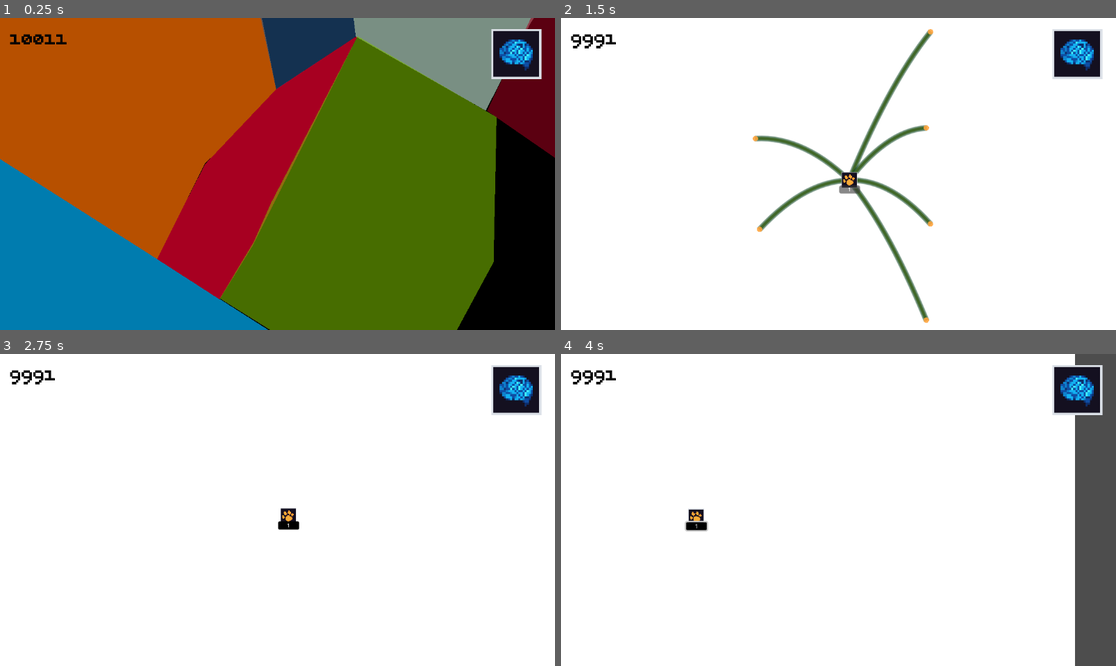
Above: before the commit, frames 1-4 (two rows, left to right).
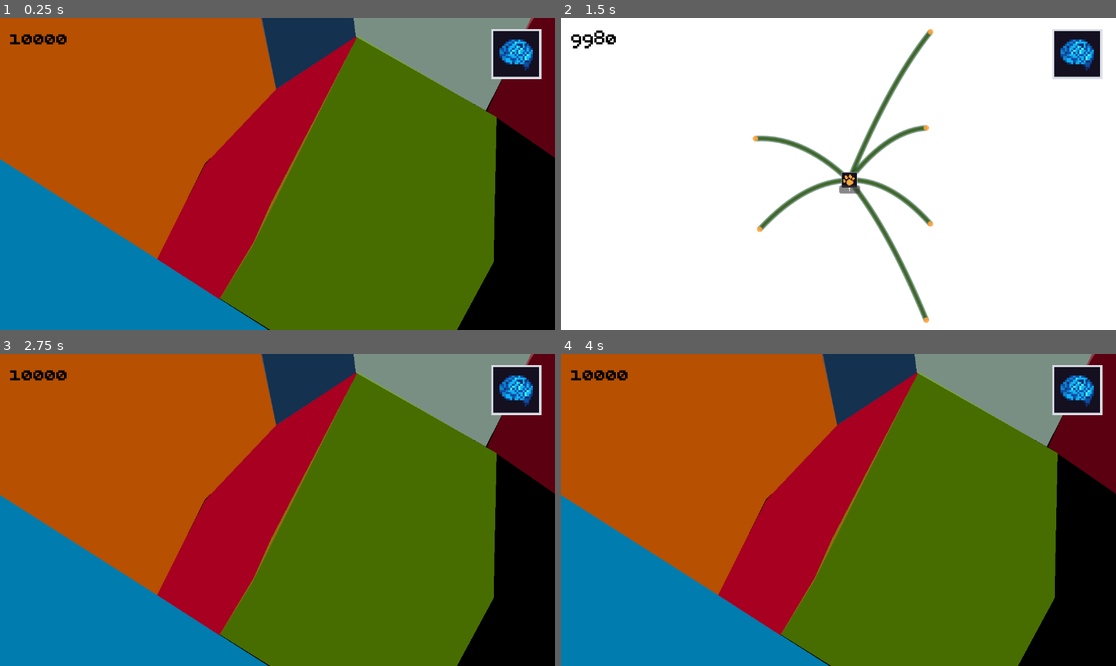
Above: after the commit, the same moments.

Repository: azizul987/Sawit-io
Game: Godot game, scene res://Scene/main.tscn
The game is run twice, just before and just after one commit, with the same random seed, the same clock (stepped at 60 frames per second) and the same inputs.
Inputs (mouse positions are in pixels of both pictures, inside the frame that each line leads up to):
- Up to frame 1 (0.25 s): no input
- Up to frame 2 (1.5 s): click (1077, 55) at 0.5 s; click "1" at 1.25 s
- Up to frame 3 (2.75 s): click (516, 391) at 2 s
- Up to frame 4 (4 s): click (849, 516) at 2.77 s; move the mouse to (960, 494) at 3.52 s; hold Right (ui_right) from 3.53 s (still down); hold M (add_coin) from 3.53 s (still down); click (960, 494) at 3.67 s

The runs differ from the first frame. In frame 1, less than 0.1% of the frame differs, in the area x 8-13%, y 5-9%; in frame 2, 0.1%; in frame 3, 99%; in frame 4, 99%, in the area x 0-100%, y 0-100%.

Commit message:
add save system

Diff:
--- /dev/null
+++ b/Logic/skrip/SaveManager.gd
@@ -0,0 +1,94 @@
+extends Node
+
+var current_slot := 1
+var default_slot := 1
+
+
+func set_slot(slot: int) -> void:
+	current_slot = slot
+	#print("Slot aktif:", current_slot)
+
+
+func get_save_path() -> String:
+	return "user://save_slot_%d.json" % current_slot
+
+
+func read_save_data() -> Dictionary:
+	var path := get_save_path()
+
+	if not FileAccess.file_exists(path):
+		return {}
+
+	var file := FileAccess.open(path, FileAccess.READ)
+	var data = JSON.parse_string(file.get_as_text())
+
+	if data == null:
+		return {}
+
+	return data
+
+
+func write_save_data(data: Dictionary) -> void:
+	var file := FileAccess.open(get_save_path(), FileAccess.WRITE)
+	file.store_string(JSON.stringify(data))
+
+
+func save_game() -> void:
+	var data := read_save_data()
+
+	data["point"] = Point.point
+
+	write_save_data(data)
+	#print("Point saved")
+
+
+func load_game() -> void:
+	var data := read_save_data()
+
+	Point.point = int(data.get("point", 10000))
+
+	#print("Point loaded:", Point.point)
+
+
+func save_skill_level(skill_database: skill_obj) -> void:
+	var data := read_save_data()
+	var skill_levels := {}
+
+	for skill_data in skill_database.skills:
+		if skill_data == null:
+			continue
+
+		skill_levels[skill_data.id] = skill_data.level
+
+	data["skills"] = skill_levels
+
+	write_save_data(data)
+	#print("Skill level saved")
+
+
+func load_skill_level(skill_database: skill_obj) -> void:
+	var data := read_save_data()
+
+	if not data.has("skills"):
+		#print("Belum ada data skill")
+		return
+
+	var skill_levels = data["skills"]
+
+	for skill_data in skill_database.skills:
+		if skill_data == null:
+			continue
+
+		if skill_levels.has(skill_data.id):
+			skill_data.level = int(skill_levels[skill_data.id])
+
+	#print("Skill level loaded")
+
+func delete_current_save() -> void:
+	var path := get_save_path()
+
+	if FileAccess.file_exists(path):
+		DirAccess.remove_absolute(path)
+		print("Save slot", current_slot, "berhasil dihapus")
+	else:
+		print("Save slot", current_slot, "memang belum ada")
--- a/Logic/skrip/global/debug.gd
+++ b/Logic/skrip/global/debug.gd
@@ -1,6 +1,6 @@
 extends Node
 
-var  dev_mode:=false
+var  dev_mode:=true
 var allow_dev_mode:=OS.is_debug_build()
 
 func _input(event: InputEvent) -> void:
--- a/Logic/skrip/global/point.gd
+++ b/Logic/skrip/global/point.gd
@@ -5,10 +5,11 @@
 var cd=1
 func add_point(value):
 	point += value
-	print("Point sekarang: ", point)
+	#print("Point sekarang: ", point)
+	SaveManager.save_game()
 
 func remove_point(value):
 	point -= value
 	if point < 0:
 		point = 0
-	print("Point sekarang: ", point)
+	#print("Point sekarang: ", point)
--- a/Logic/skrip/skiil_canvas.gd
+++ b/Logic/skrip/skiil_canvas.gd
@@ -10,6 +10,7 @@
 
 # Called when the node enters the scene tree for the first time.
 func _ready() -> void:
+	SaveManager.load_skill_level(skill_database)
 	generate_skill_buttons()
 	await get_tree().process_frame
 	queue_redraw()
@@ -24,7 +25,8 @@
 	if Debug.is_active():
 		if event.is_action_pressed("add_coin"):
 			Point.add_point(100)
-
+		if event.is_action("delete_save"):
+			SaveManager.delete_current_save()
 func  generate_skill_buttons():
 	buttons_by_id.clear()
 	if skill_database==null:
@@ -104,13 +106,17 @@
 			#)
 			_draw_skill_line(start_position, animated_end)
 func _on_skill_button_pressedd(skil_id):
+	SaveManager.save_game()
+
 	#Point.remove_point(2)
 	var targetSkill:skill=skill_database.get_skill_by_id(skil_id)
+	print("skill level is ",targetSkill.level)
 	#print(skil_id)
 	if targetSkill.cost[targetSkill.level]<=Point.point:
 		Point.remove_point(targetSkill.cost[targetSkill.level])
 		print(targetSkill.level)
 		targetSkill.level+=1
+		SaveManager.save_skill_level(skill_database)
 		for data in skill_database.skills:
 			if data == null:
 				continue
@@ -128,7 +134,7 @@
 				unlock_skill_animated(data.id, new_btn)
 		queue_redraw()
 	else:
-		print("uang kurang")
+		#print("uang kurang")
 		print(Point.point)
 		print("kamu perlu ",targetSkill.cost[targetSkill.level])
 
--- a/Scene/GenPoli.gd
+++ b/Scene/GenPoli.gd
@@ -1,38 +1,37 @@
 extends Polygon2D
-
-func _ready() -> void:
-	# 1. Mendapatkan semua titik koordinat dari poligon
-	var titik_titik = polygon
-
-	# Mencetak koordinat tiap titik satu per satu ke tab Output
-	for i in range(titik_titik.size()):
-		print("Titik ke-", i, " posisinya di: ", titik_titik[i])
-
-	# 2. Menghitung dan menampilkan luas poligon
-	var luas = hitung_luas(titik_titik)
-	print("Luas poligon ini adalah: ", luas, " pixel persegi")
-
-
-# Fungsi khusus untuk menghitung luas dengan Rumus Shoelace
-func hitung_luas(points: PackedVector2Array) -> float:
-	var jumlah_titik = points.size()
-
-	# Poligon minimal harus punya 3 titik (segitiga). Kalau kurang, luasnya 0.
-	if jumlah_titik < 3:
-		return 0.0
-
-	var luas_sementara: float = 0.0
-
-	for i in range(jumlah_titik):
-		# Ambil titik saat ini
-		var titik_sekarang = points[i]
-
-		# Ambil titik berikutnya.
-		# Penggunaan modulo (%) berfungsi agar titik terakhir kembali menyambung ke titik pertama (index 0).
-		var titik_berikutnya = points[(i + 1) % jumlah_titik]
-
-		# Terapkan perkalian silang sesuai rumus
-		luas_sementara += (titik_sekarang.x * titik_berikutnya.y) - (titik_sekarang.y * titik_berikutnya.x)
-
-	# Hasil akhir adalah setengah dari nilai mutlak (absolut) perkalian silang tadi
-	return abs(luas_sementara) / 2.0
+#func _ready() -> void:
+	## 1. Mendapatkan semua titik koordinat dari poligon
+	#var titik_titik = polygon
+	#
+	## Mencetak koordinat tiap titik satu per satu ke tab Output
+	#for i in range(titik_titik.size()):
+		#print("Titik ke-", i, " posisinya di: ", titik_titik[i])
+		#
+	## 2. Menghitung dan menampilkan luas poligon
+	#var luas = hitung_luas(titik_titik)
+	#print("Luas poligon ini adalah: ", luas, " pixel persegi")
+#
+#
+## Fungsi khusus untuk menghitung luas dengan Rumus Shoelace
+#func hitung_luas(points: PackedVector2Array) -> float:
+	#var jumlah_titik = points.size()
+	#
+	## Poligon minimal harus punya 3 titik (segitiga). Kalau kurang, luasnya 0.
+	#if jumlah_titik < 3:
+		#return 0.0
+		#
+	#var luas_sementara: float = 0.0
+	#
+	#for i in range(jumlah_titik):
+		## Ambil titik saat ini
+		#var titik_sekarang = points[i]
+		#
+		## Ambil titik berikutnya.
+		## Penggunaan modulo (%) berfungsi agar titik terakhir kembali menyambung ke titik pertama (index 0).
+		#var titik_berikutnya = points[(i + 1) % jumlah_titik]
+		#
+		## Terapkan perkalian silang sesuai rumus
+		#luas_sementara += (titik_sekarang.x * titik_berikutnya.y) - (titik_sekarang.y * titik_berikutnya.x)
+		#
+	## Hasil akhir adalah setengah dari nilai mutlak (absolut) perkalian silang tadi
+	#return abs(luas_sementara) / 2.0
--- a/Ui/label.gd
+++ b/Ui/label.gd
@@ -2,15 +2,40 @@
 
 @onready var  skor=$CanvasLayer/Point
 # Called when the node enters the scene tree for the first time.
-func _ready() -> void:
-	pass # Replace with function body.
 
 
+func _ready() -> void:
+	if Debug.dev_mode:
+		SaveManager.load_game()
 # Called every frame. 'delta' is the elapsed time since the previous frame.
 func _process(delta: float) -> void:
 	skor.text=str(Point.point)
 
 
+func print_scene_name() -> void:
+	if not is_inside_tree():
+		print("Node belum masuk tree")
+		return
+
+	var tree := get_tree()
+
+	if tree == null:
+		print("SceneTree masih null")
+		return
+
+	var current := tree.current_scene
+
+	if current == null:
+		print("current_scene masih null")
+		return
+
+	print("Nama scene:", current.name)
+	print("Path scene:", current.scene_file_path)
+
 
 func _on_texture_button_pressed() -> void:
-	get_tree().change_scene_to_file("res://Ui/skill_tree.tscn")
+	#if is_in_scene("")
+	if get_tree().current_scene.name=="Main":
+		get_tree().change_scene_to_file("res://Ui/skill_tree.tscn")
+	else:
+		get_tree().change_scene_to_file("res://Scene/main.tscn")
--- a/project.godot
+++ b/project.godot
@@ -19,6 +19,7 @@
 
 Point="*uid://cx0xu5apa8db3"
 Debug="*uid://ckwrku1l76rkv"
+SaveManager="*uid://dbxybk6q0cit3"
 
 [file_customization]
 
@@ -50,6 +51,11 @@
 "events": [Object(InputEventKey,"resource_local_to_scene":false,"resource_name":"","device":-1,"window_id":0,"alt_press …(192 unchanged characters)…
 ]
 }
+delete_save={
+"deadzone": 0.2,
+"events": [Object(InputEventKey,"resource_local_to_scene":false,"resource_name":"","device":-1,"window_id":0,"alt_pressed":false,"shift_pressed":false,"ctrl_pressed":false,"meta_pressed":false,"pressed":false,"keycode":0,"physical_keycode":4194436,"key_label":0,"unicode":0,"location":0,"echo":false,"script":null)
+]
+}
 
 [physics]
 
Not shown, added: Logic/skrip/SaveManager.gd.uid
